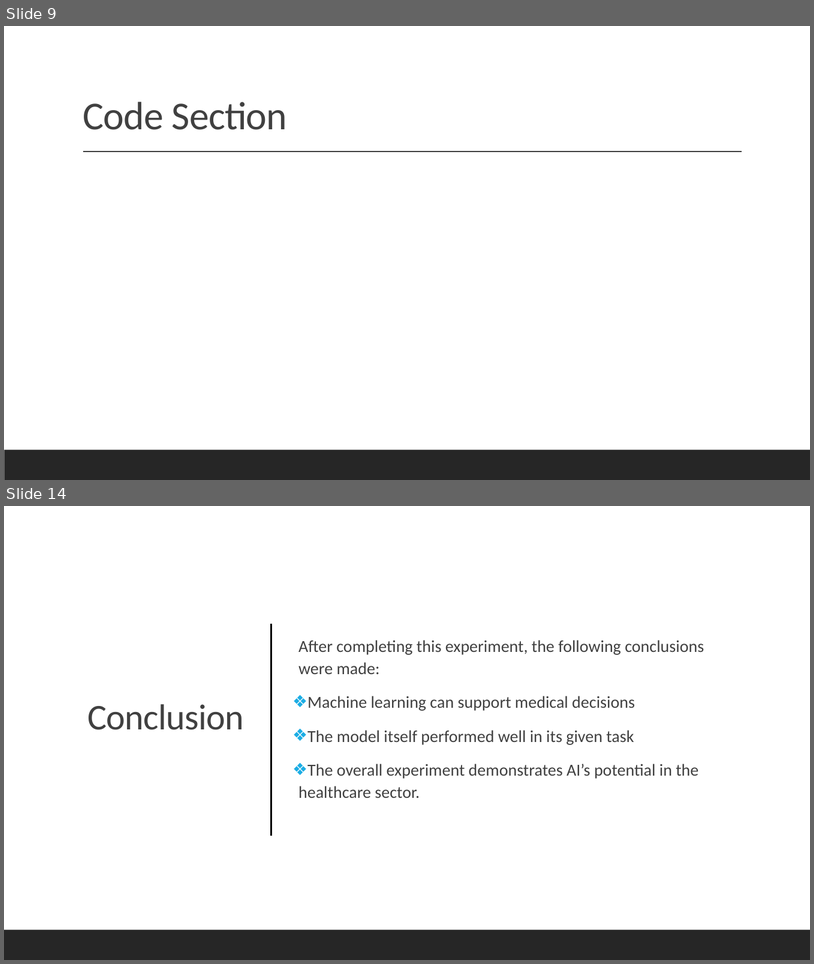
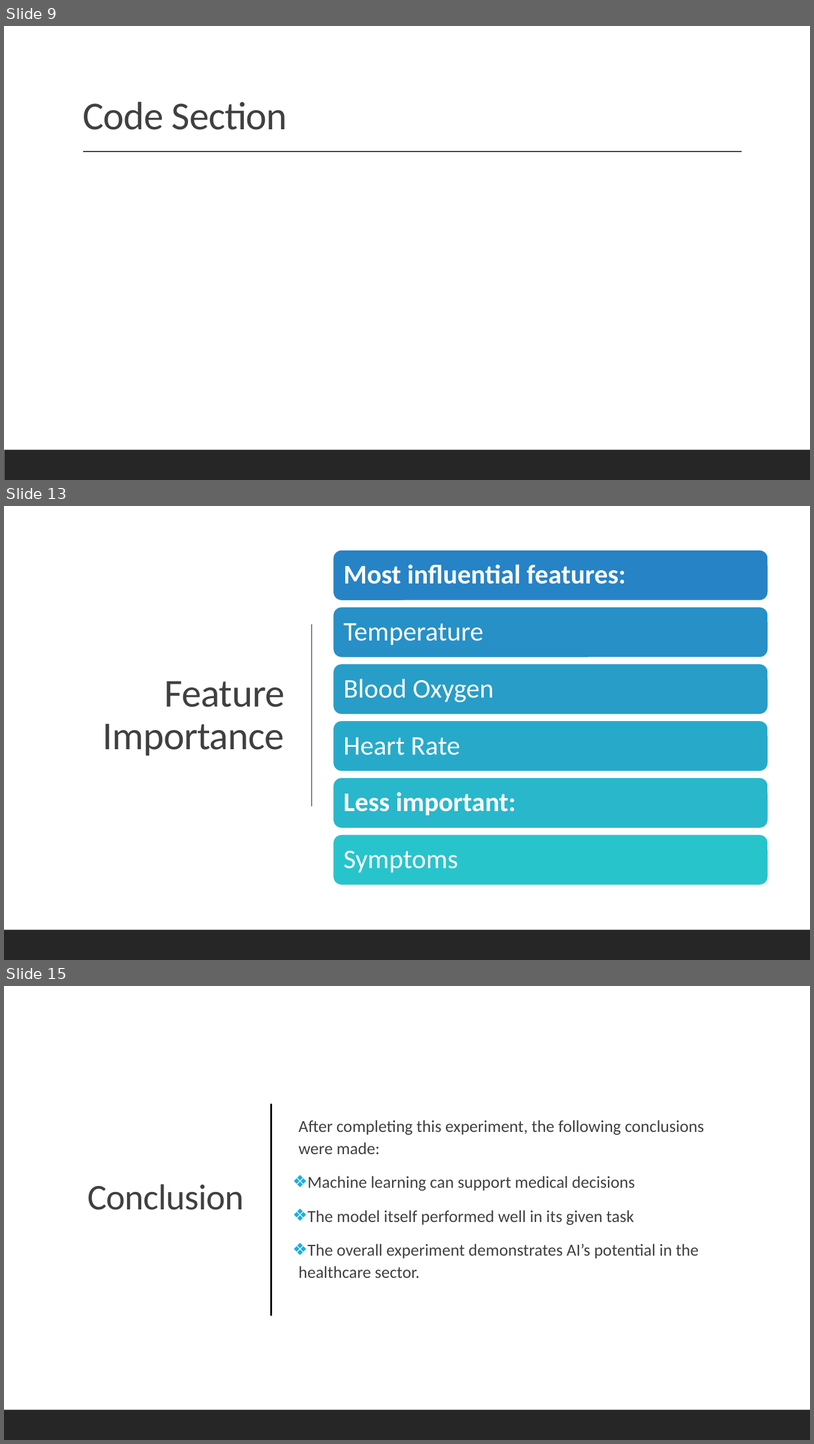
Before and after one commit to Oisin003/Data-Science-and-AI-CA-2, a slide deck: CA2 Walkthrough.pptx. Shown one above the other, each under a label of ours: slides 9 and 14 before the commit, slides 9, 13 and 15 after it; the slides between them are not shown. The pictures are 814x964 and 814x1444 pixels, drawn with LibreOffice and Linux fonts; fonts in the diff are those of the drawing. Boxes give left, top, right and bottom in pixels: in the first picture for what was removed or moved away, otherwise in the second. Text is boxed around its words. In the diff, an @@ line names an element or a change of style, - is before the commit and + after.

```diff
--- a/CA2 Walkthrough.pptx
+++ b/CA2 Walkthrough.pptx
@@ slide 13 added at [4, 506, 810, 960], background #FFFFFF @@
@@ rectangle added at [4, 506, 810, 960], fill #FFFFFF @@
@@ line added from (312, 625) to (312, 806), #808080 1 pt @@
@@ title added at [102, 681, 285, 756], 47 pt, text #404040 @@
+Feature Importance
@@ group added at [333, 550, 768, 885]: 6 rounded rectangles, 6 texts @@
+Most influential features:
+Temperature
+Blood Oxygen
+Heart Rate
+Less important:
+Symptoms
@@ rectangle added at [4, 930, 810, 960], fill #262626 @@
@@ what was slide 14 is now slide 15 @@
```
Also in this commit, not shown: 4 other slides added, 4 slides removed, 1 other file.
